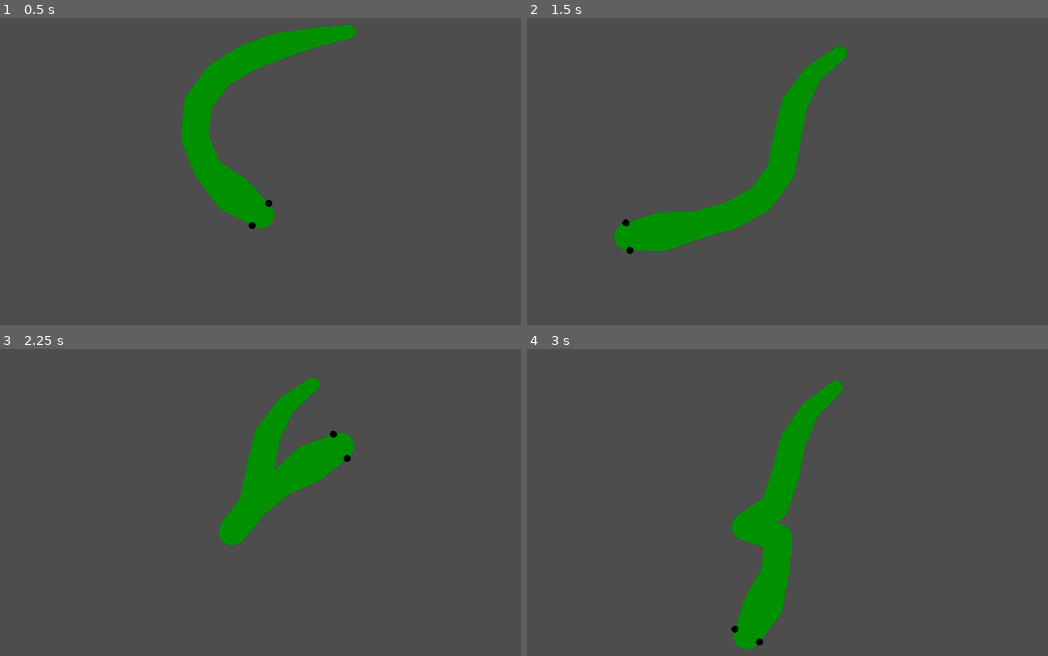
Above: before the commit, frames 1-4 (two rows, left to right).
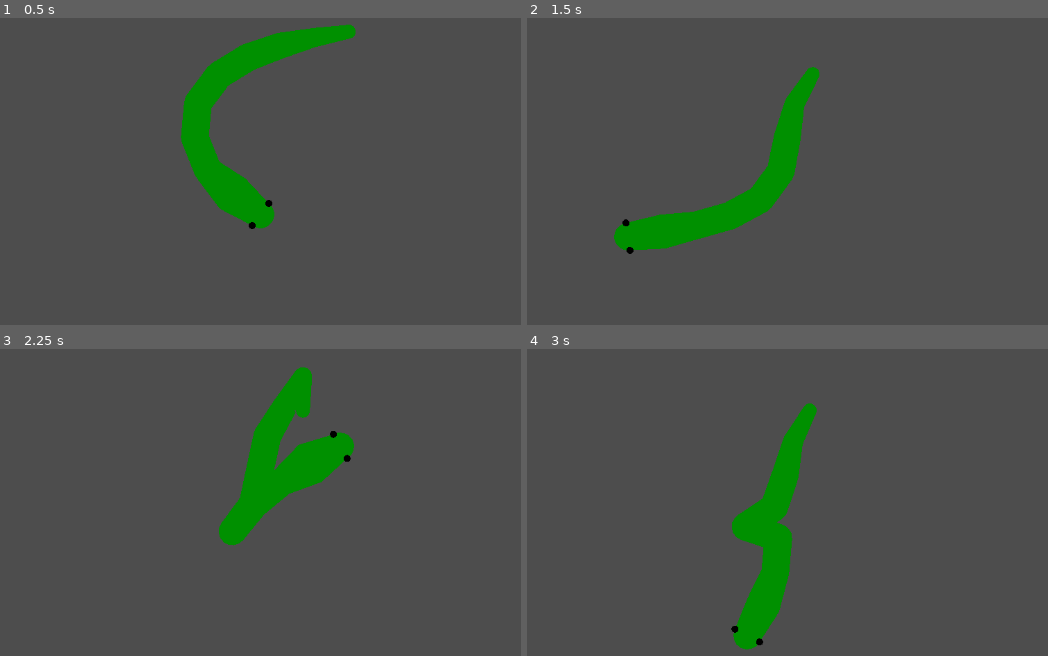
Above: after the commit, the same moments.

Repository: dbedggood/snake
Game: Godot game, scene res://main.tscn
Two runs of this game, one before a commit and one after it. Both use one fixed random seed, a clock stepped at 60 frames per second and the inputs below.
Inputs (mouse positions are in pixels of both pictures, inside the frame that each line leads up to):
- Up to frame 1 (0.5 s): no input
- Up to frame 2 (1.5 s): tap Enter at 0.5 s; move the mouse to (964, 192) at 0.52 s; press the mouse at (964, 192) at 0.53 s; right-click (964, 192) at 0.8 s; tap Space at 1.25 s; move the mouse to (625, 235) at 1.27 s; release the mouse at (625, 235) at 1.28 s; right-click (625, 235) at 1.35 s
- Up to frame 3 (2.25 s): click (98, 566) at 1.55 s; tap Enter at 2 s; move the mouse to (338, 447) at 2.02 s; press the mouse at (338, 447) at 2.03 s
- Up to frame 4 (3 s): right-click (865, 447) at 2.3 s; tap Space at 2.75 s; move the mouse to (745, 634) at 2.77 s; release the mouse at (745, 634) at 2.78 s; right-click (745, 634) at 2.85 s

Frame 1 is identical in both runs. In frame 2, 0.7% of the frame differs, in the area x 19-62%, y 9-76%; in frame 3, 0.7%; in frame 4, 0.7%.

Commit message:
Grow and shrink snake
Python in gitignore is for gdformat

Diff:
--- a/project.godot
+++ b/project.godot
@@ -15,6 +15,19 @@
 config/features=PackedStringArray("4.2", "GL Compatibility")
 config/icon="res://icon.svg"
 
+[input]
+
+grow_snake={
+"deadzone": 0.5,
+"events": [Object(InputEventMouseButton,"resource_local_to_scene":false,"resource_name":"","device":-1,"window_id":0,"alt_pressed":false,"shift_pressed":false,"ctrl_pressed":false,"meta_pressed":false,"button_mask":0,"position":Vector2(0, 0),"global_position":Vector2(0, 0),"factor":1.0,"button_index":1,"canceled":false,"pressed":false,"double_click":false,"script":null)
+]
+}
+shrink_snake={
+"deadzone": 0.5,
+"events": [Object(InputEventMouseButton,"resource_local_to_scene":false,"resource_name":"","device":-1,"window_id":0,"alt_pressed":false,"shift_pressed":false,"ctrl_pressed":false,"meta_pressed":false,"button_mask":0,"position":Vector2(0, 0),"global_position":Vector2(0, 0),"factor":1.0,"button_index":2,"canceled":false,"pressed":false,"double_click":false,"script":null)
+]
+}
+
 [rendering]
 
 renderer/rendering_method="gl_compatibility"
--- a/wiggler.gd
+++ b/wiggler.gd
@@ -1,6 +1,7 @@
 extends Line2D
 
 const MAX_POINT_DISTANCE = 50
+const PUPILLARY_DISTANCE = 10
 
 
 # Called every frame. 'delta' is the elapsed time since the previous frame.
@@ -10,19 +11,38 @@
 	set_point_position(0, mouse_position)
 
 	for point_index in range(1, point_count):
-		var previous_point_position = get_point_position(point_index-1)
+		var previous_point_position = get_point_position(point_index - 1)
 		var current_point_position = get_point_position(point_index)
 		var previous_to_current_vector = current_point_position - previous_point_position
-		var constrained_new_position = previous_point_position + previous_to_current_vector.normalized() * MAX_POINT_DISTANCE
+		var constrained_new_position = (
+			previous_point_position + previous_to_current_vector.normalized() * MAX_POINT_DISTANCE
+		)
 		set_point_position(point_index, constrained_new_position)
 
 
+func _input(event):
+	var point_count = get_point_count()
+	var last_point_index = point_count - 1
+
+	if event.is_action_pressed("grow_snake"):
+		print("grow!")
+		add_point(get_point_position(last_point_index))
+	if event.is_action_pressed("shrink_snake"):
+		if point_count > 3:
+			print("shrink!")
+			remove_point(last_point_index)
+		else:
+			print("too small to shrink!")
+
+
 func _draw():
-	var mouse_position = get_global_mouse_position()
-	var snake_head_tip =get_point_position(0)
+	var snake_head_tip = get_point_position(0)
+
 	var snake_head_base = get_point_position(1)
 	var snake_head_direction = snake_head_tip - snake_head_base
+
+	#draw eyes
 	var left_eye_offset = snake_head_direction.orthogonal().normalized() * 20
 	var right_eye_offset = left_eye_offset * -1
-	draw_circle(mouse_position + left_eye_offset, 5.0, Color.BLACK)
-	draw_circle(mouse_position + right_eye_offset, 5.0, Color.BLACK)
+	draw_circle(snake_head_tip + left_eye_offset, PUPILLARY_DISTANCE / 2, Color.BLACK)
+	draw_circle(snake_head_tip + right_eye_offset, PUPILLARY_DISTANCE / 2, Color.BLACK)
Not shown, changed: .gitignore
